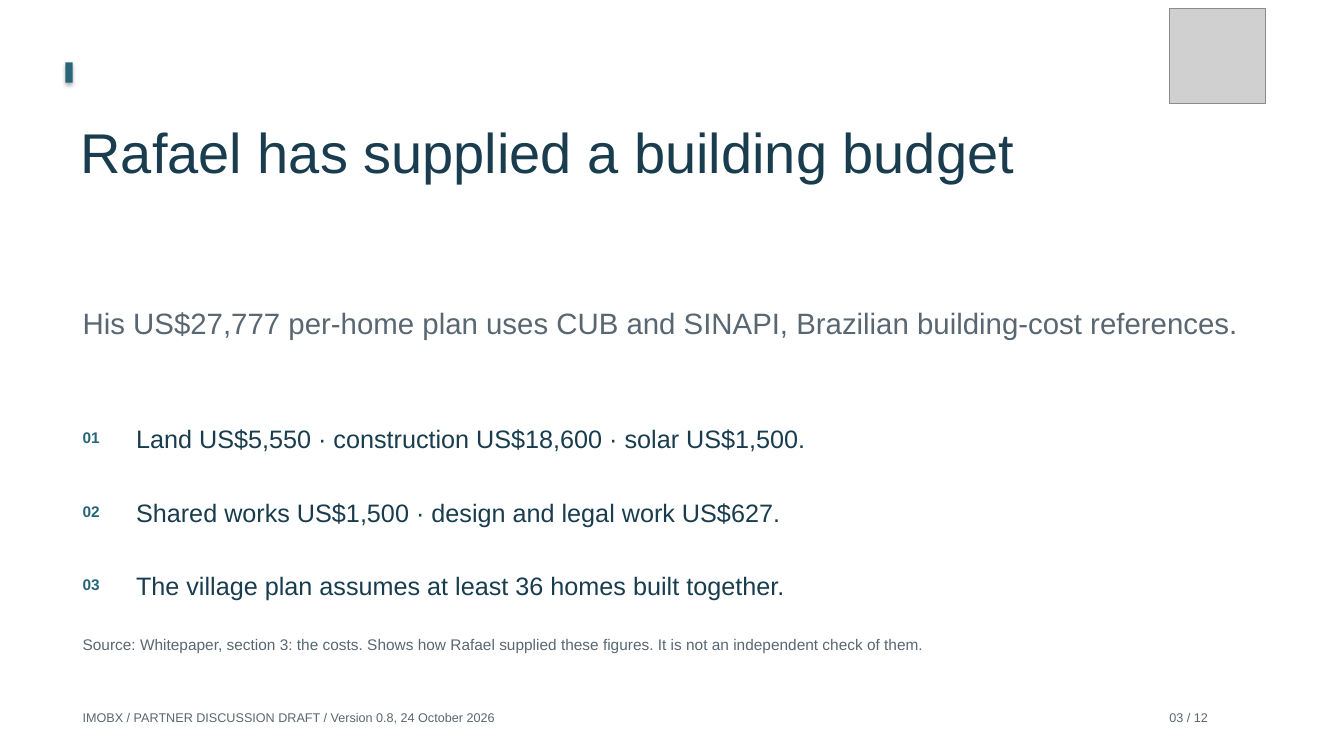
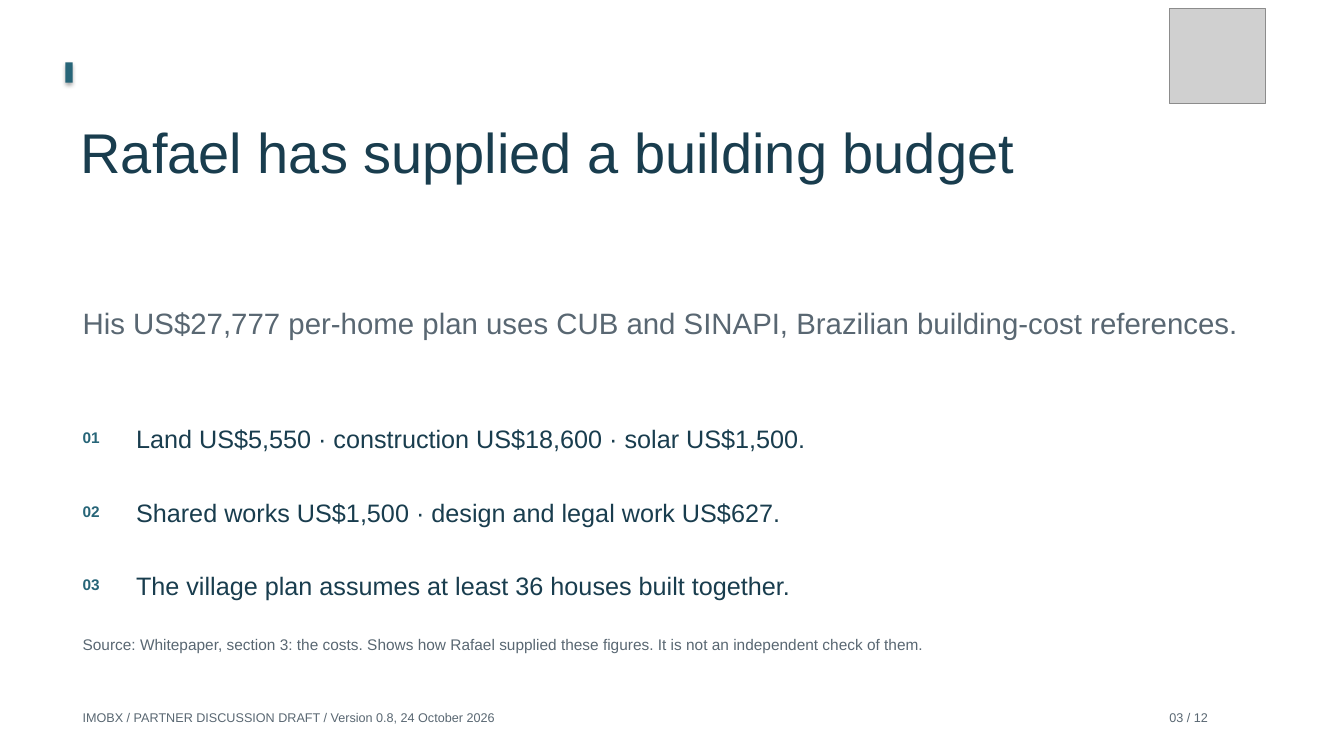
Before and after one commit to Siah-kin/imobx-website, a slide deck: slide 3 of pitchdeck.pptx. Drawn at 1344x756 pixels with LibreOffice and Linux fonts; fonts in the diff are those of the drawing; grey boxes stand for pictures. Boxes give left, top, right and bottom in pixels: in the first picture for what was removed or moved away, otherwise in the second. Text is boxed around its words. In the diff, an @@ line names an element or a change of style, - is before the commit and + after.

```diff
--- a/pitchdeck.pptx
+++ b/pitchdeck.pptx
@@ text at <box>136,576,790,601</box>: text changed @@
-The village plan assumes at least 36 homes built together.
+The village plan assumes at least 36 houses built together.
```
Also in this commit, not shown: 5 other slides changed, 46 other files.
